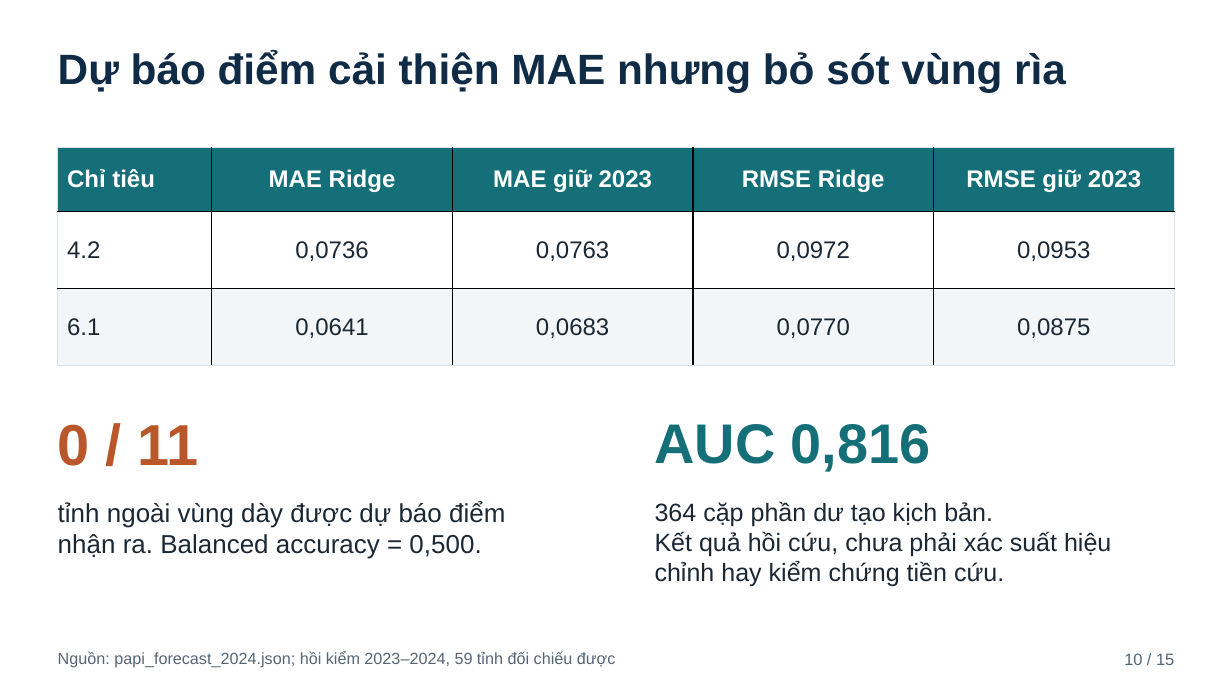
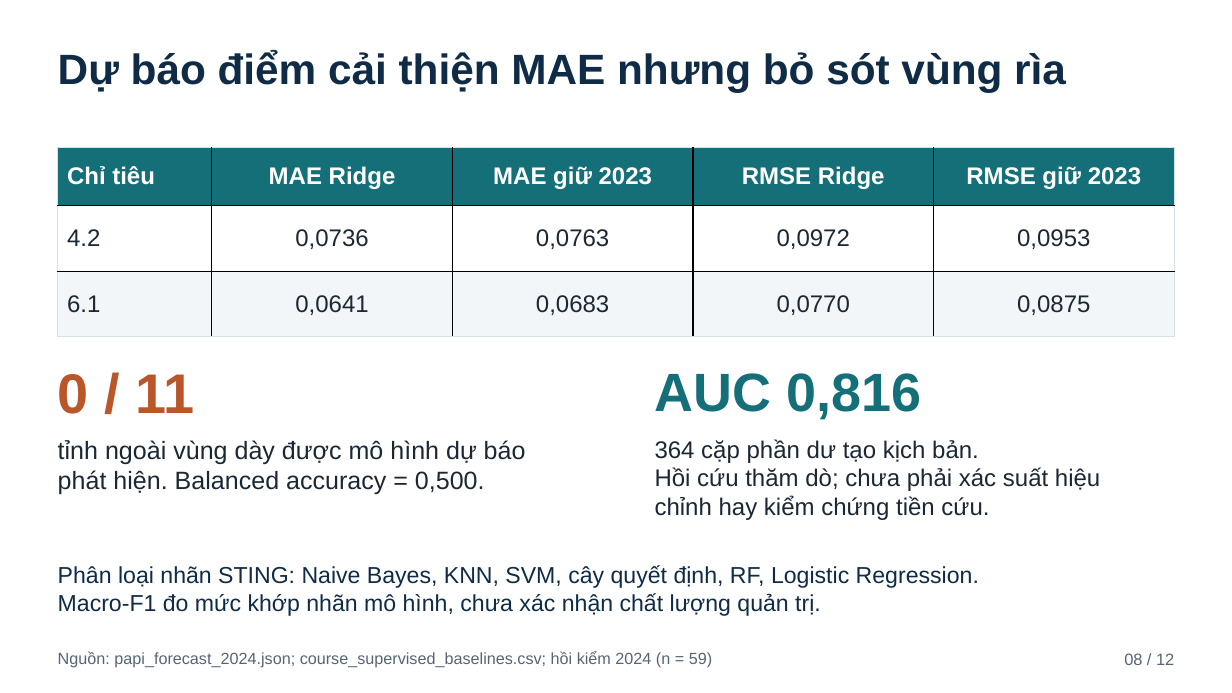
Before and after one commit to JasonTM17/Grid_Based_Sociology, a slide deck: slide 8 of assets/sting_papi_slides_template.pptx (slide 10 before the commit). Drawn at 1232x693 pixels with LibreOffice and Linux fonts; fonts in the diff are those of the drawing. Boxes give left, top, right and bottom in pixels: in the first picture for what was removed or moved away, otherwise in the second. Text is boxed around its words. In the diff, an @@ line names an element or a change of style, - is before the commit and + after.

```diff
--- a/assets/sting_papi_slides_template.pptx
+++ b/assets/sting_papi_slides_template.pptx
@@ table resized from (x1=57, y1=147, x2=1173, y2=365) to (x1=57, y1=147, x2=1173, y2=336) @@
@@ text "0 / 11" moved from (x1=58, y1=424, x2=199, y2=466) to (x1=58, y1=374, x2=194, y2=414) @@
@@ text "0 / 11" at (x1=58, y1=374, x2=194, y2=414): size 45 to 43.5 pt @@
@@ text "AUC 0,816" moved from (x1=655, y1=424, x2=931, y2=472) to (x1=655, y1=373, x2=921, y2=420) @@
@@ text "AUC 0,816" at (x1=655, y1=373, x2=921, y2=420): size 43.5 to 42 pt @@
@@ text at (x1=58, y1=440, x2=526, y2=494): text changed; size 20.2 to 19.5 pt @@
-tỉnh ngoài vùng dày được dự báo điểm nhận ra. Balanced accuracy = 0,500.
+tỉnh ngoài vùng dày được mô hình dự báo phát hiện. Balanced accuracy = 0,500.
@@ text "364 cặp phần dư tạo ..." moved from (x1=655, y1=501, x2=1111, y2=586) to (x1=655, y1=439, x2=1100, y2=520) @@
@@ text at (x1=655, y1=439, x2=979, y2=463): size 19.5 to 18.8 pt in "364 cặp phần dư tạo kịch bản." @@
@@ text at (x1=655, y1=467, x2=1100, y2=520): text changed; size 19.5 to 18.8 pt @@
-Kết quả hồi cứu, chưa phải xác suất hiệu chỉnh hay kiểm chứng tiền cứu.
+Hồi cứu thăm dò; chưa phải xác suất hiệu chỉnh hay kiểm chứng tiền cứu.
@@ text added at (x1=58, y1=565, x2=979, y2=616), 18 pt, text #0F2B46 @@
+Phân loại nhãn STING: Naive Bayes, KNN, SVM, cây quyết định, RF, Logistic Regression.
+Macro-F1 đo mức khớp nhãn mô hình, chưa xác nhận chất lượng quản trị.
@@ text at (x1=58, y1=651, x2=712, y2=668): text changed @@
-Nguồn: papi_forecast_2024.json; hồi kiểm 2023–2024, 59 tỉnh đối chiếu được
+Nguồn: papi_forecast_2024.json; course_supervised_baselines.csv; hồi kiểm 2024 (n = 59)
@@ text at (x1=1124, y1=653, x2=1174, y2=665): text changed @@
-10 / 15
+08 / 12
```
Also in this commit, not shown: 11 other slides changed, 3 slides removed, 47 other files.
